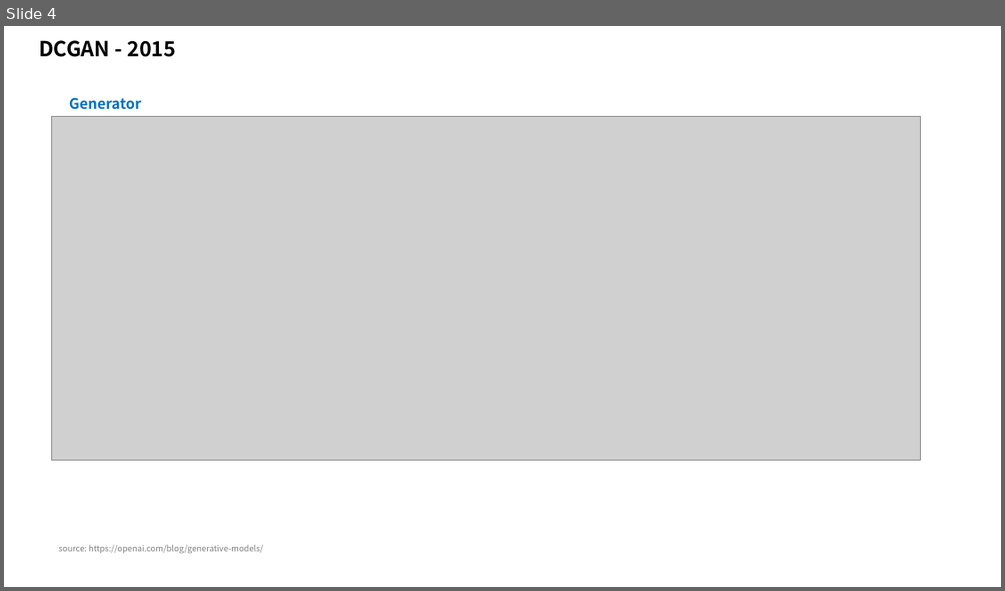
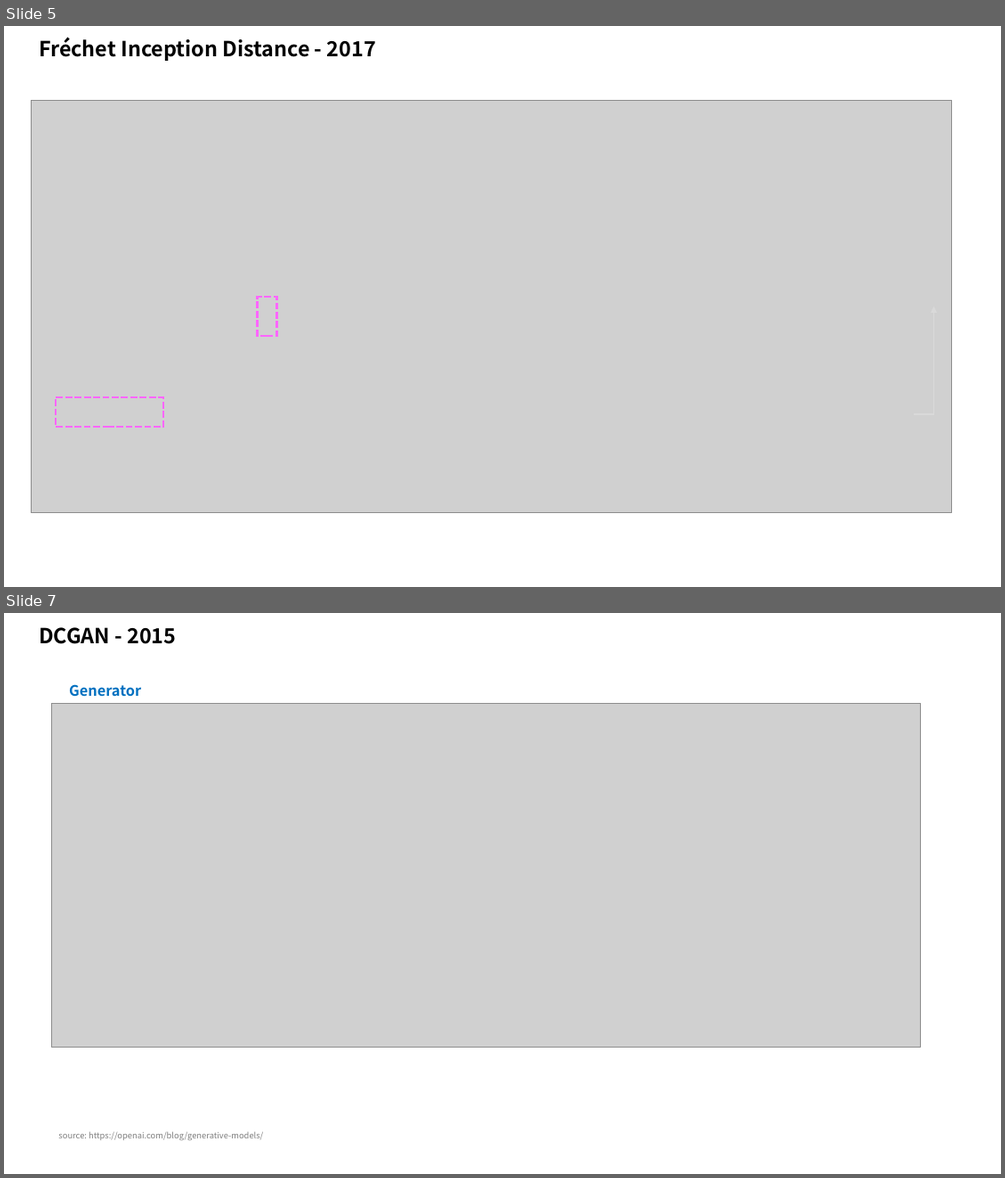
Before and after one commit to taylorguo/GAN_Understanding_Practicing, a slide deck: GAN_Understanding/GANunderstanding.pptx. Shown one above the other, each under a label of ours: slide 4 before the commit, slides 5 and 7 after it; the slides between them are not shown. The pictures are 1005x591 and 1005x1178 pixels, drawn with LibreOffice and Linux fonts; fonts in the diff are those of the drawing; grey boxes stand for pictures. Boxes give left, top, right and bottom in pixels: in the first picture for what was removed or moved away, otherwise in the second. Text is boxed around its words. In the diff, an @@ line names an element or a change of style, - is before the commit and + after.

```diff
--- a/GAN_Understanding/GANunderstanding.pptx
+++ b/GAN_Understanding/GANunderstanding.pptx
@@ slide 5 added at bbox=[4, 26, 1001, 587], background #FFFFFF @@
@@ text added at bbox=[39, 37, 376, 61], 20 pt, text #000000, bold @@
+Fréchet Inception Distance - 2017
@@ picture added at bbox=[32, 101, 952, 513] @@
@@ rectangle added at bbox=[258, 297, 277, 336], outline #FD66FF 2.25 pt dashed @@
@@ elbow arrow added from (914, 414) to (934, 306), #D9D9D9 1.5 pt @@
@@ rectangle added at bbox=[56, 397, 163, 426], outline #FD66FF 2.25 pt dashed @@
@@ what was slide 4 is now slide 7 @@
```
Also in this commit, not shown: 1 slide changed, 2 other slides added, 3 other files.
